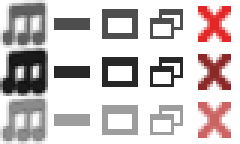
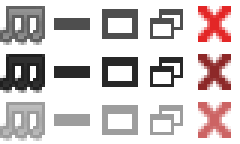
The second w=240, h=144 image is a revision of the first. Changes to its layers:
hid "icon" (1st of 2, in "Normal"), painted on it over box(3, 3, 45, 45)
added layer "icon" (2nd of 2, in "Normal") in group "Normal" over box(0, 6, 45, 45)
renamed "icon 副本" to "icon copy", painted on it over box(0, 51, 45, 93)
renamed "icon hover" to "icon copy 2", painted on it over box(0, 99, 45, 141)
